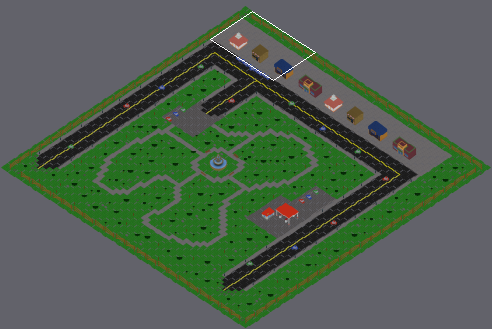
Two states of a Tiled map, resources/RamiroGraphics/officialMap/MapFinalNoTrees.tmx. The picture above shows the old version from afar; the outline marks the close-up.
Close-up. Earlier state:
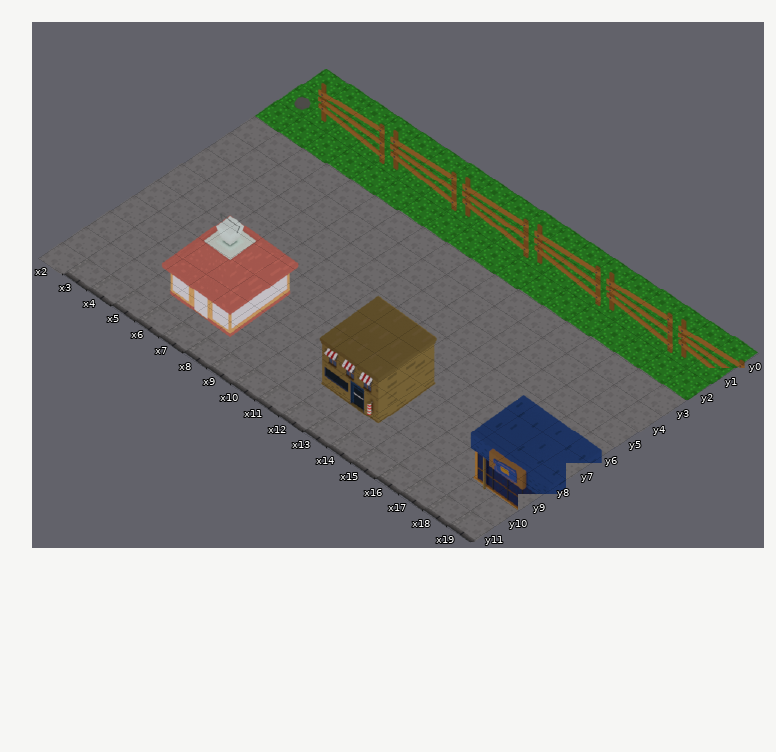
Cells are 64x42 px. Isometric: x runs down to the right, y down to the left. Shown: x 2..19, y 0..11. The commit also changed other parts of the map, which this record leaves out.
The result:
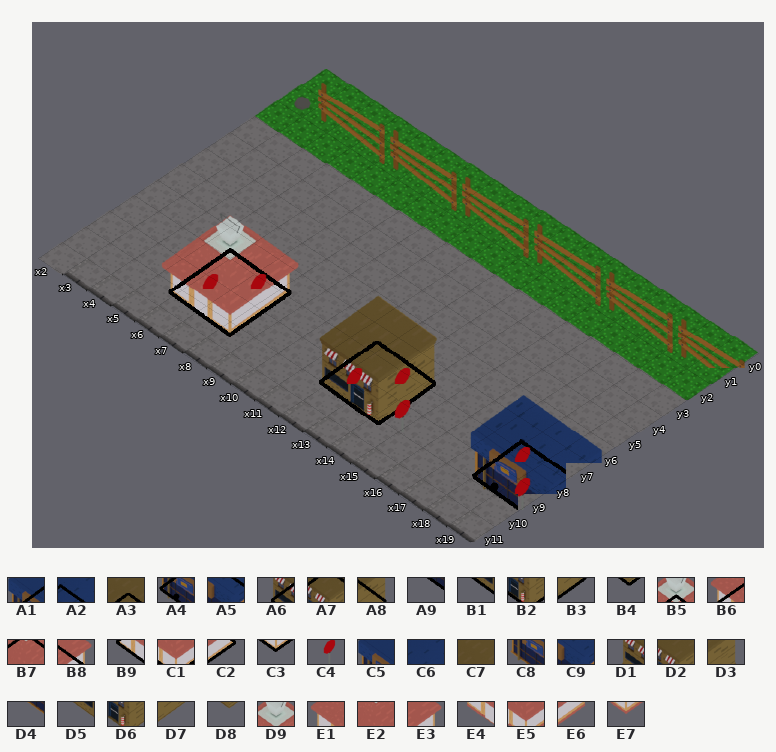
Key: from "mapSpriteLines": A1 387, A2 388, A3 392, A4 403, A5 404, A6 407, A7 408, A8 409, A9 419, B1 423, B2 424, B3 425, B4 440, B5 487, B6 502, B7 503, B8 504, B9 518, C1 519, C2 520, C3 535, C4 670; from "mapSpritesfinal": C5 387, C6 388, C7 392, C8 403, C9 404, D1 407, D2 408, D3 409, D4 419, D5 423, D6 424, D7 425, D8 440, D9 487, E1 502, E2 503, E3 504, E4 518, E5 519, E6 520, E7 535.
__ is an empty cell.
Diff:
Layer "cars and buildings":
Tile A1 replaces tile C5 in row 8 at x 17.
Tile A2 replaces tile C6 in row 7 at x 18.
Tile A3 replaces tile C7 in row 7 at x 11.
Tile A4 replaces tile C8 in row 9 at x 18.
Tile A5 replaces tile C9 in row 8 at x 19.
Tile A6 replaces tile D1 in row 9 at x 11.
Tile A7 replaces tile D2 in row 8 at x 12.
Tile A8 replaces tile D3 in row 7 at x 13.
Tile A9 replaces tile D4 in row 10 at x 19.
Tile B1 replaces tile D5 in row 10 at x 12.
Tile B2 replaces tile D6 in row 9 at x 13.
Tile B3 replaces tile D7 in row 8 at x 14.
Tile B4 replaces tile D8 in row 10 at x 14.
Tile B5 replaces tile D9 in row 7 at x 5.
Tile B6 replaces tile E1 in row 9 at x 5.
Tile B7 replaces tile E2 in row 8 at x 6.
Tile B8 replaces tile E3 in row 7 at x 7.
Tile B9 replaces tile E4 in row 10 at x 6.
Tile C1 replaces tile E5 in row 9 at x 7.
Tile C2 replaces tile E6 in row 8 at x 8.
Tile C3 replaces tile E7 in row 10 at x 8.
Tile C4 is added in row 8 at x 7, 13 and 18; in row 9 at x 6, 12, 14 and 19.
